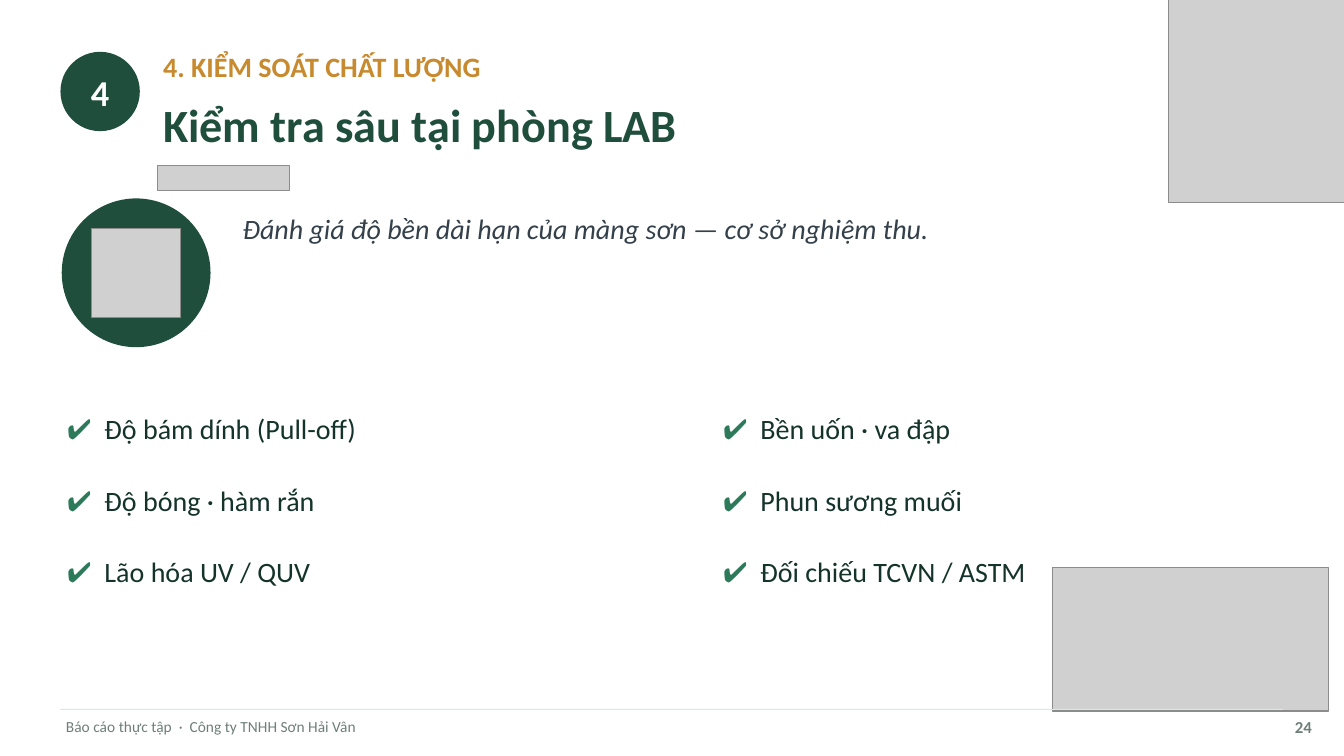
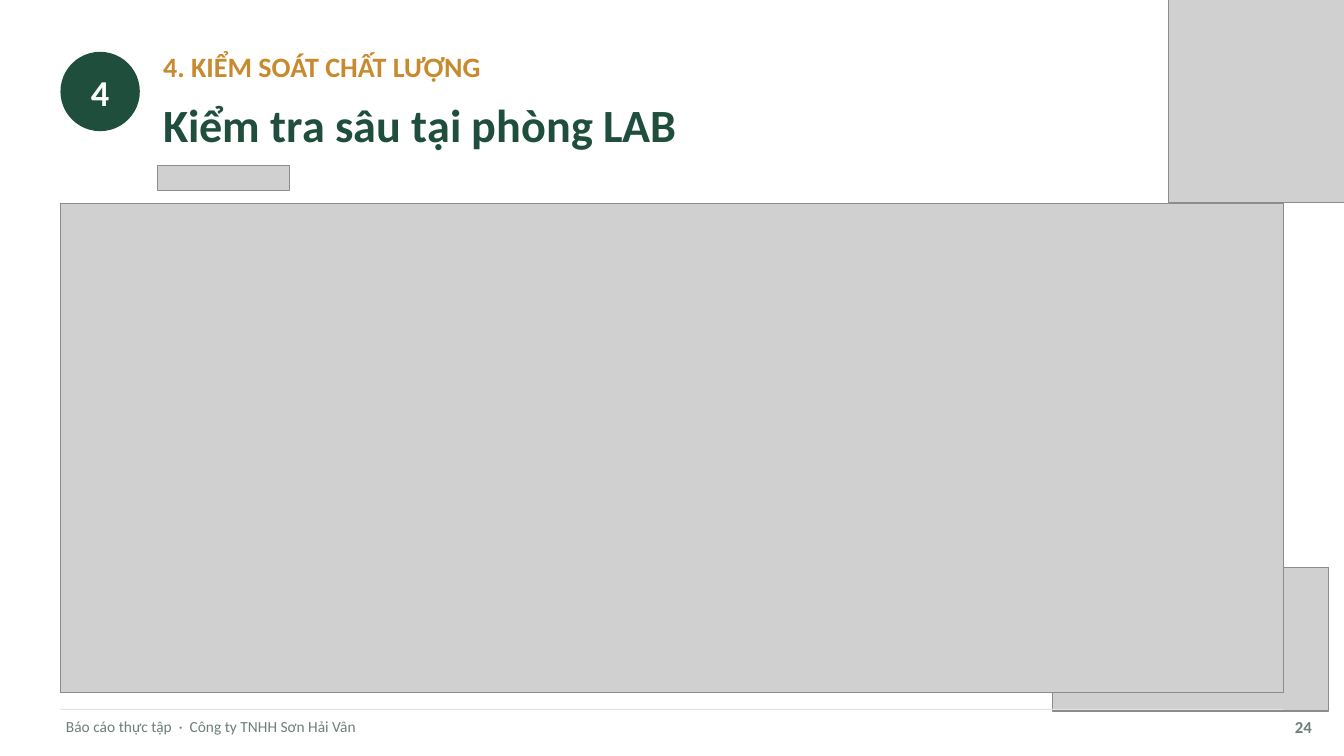
Before and after one commit to tranconcoder/pubic-resources, a slide deck: slide 24 of SuHeo/Báo cáo thực tập - Sơn Hải Vân.pptx. Drawn at 1344x756 pixels with LibreOffice and Linux fonts; fonts in the diff are those of the drawing; grey boxes stand for pictures. Boxes give left, top, right and bottom in pixels: in the first picture for what was removed or moved away, otherwise in the second. Text is boxed around its words. In the diff, an @@ line names an element or a change of style, - is before the commit and + after.

```diff
--- a/SuHeo/Báo cáo thực tập - Sơn Hải Vân.pptx
+++ b/SuHeo/Báo cáo thực tập - Sơn Hải Vân.pptx
@@ picture added at (60, 204, 1284, 693) @@
@@ ellipse removed at (62, 199, 211, 348) @@
@@ picture removed at (92, 228, 181, 318) @@
@@ text removed at (243, 218, 928, 244) @@
-Đánh giá độ bền dài hạn của màng sơn — cơ sở nghiệm thu.
@@ text removed at (104, 418, 356, 444) @@
-✔ Độ bám dính (Pull-off)
@@ text removed at (760, 418, 951, 444) @@
-✔ Bền uốn · va đập
@@ text removed at (104, 488, 314, 516) @@
-✔ Độ bóng · hàm rắn
@@ text removed at (760, 490, 962, 516) @@
-✔ Phun sương muối
@@ text removed at (104, 562, 310, 586) @@
-✔ Lão hóa UV / QUV
@@ text removed at (760, 561, 1026, 583) @@
-✔ Đối chiếu TCVN / ASTM
```
Also in this commit, not shown: 2 other slides changed, 1 other file.
